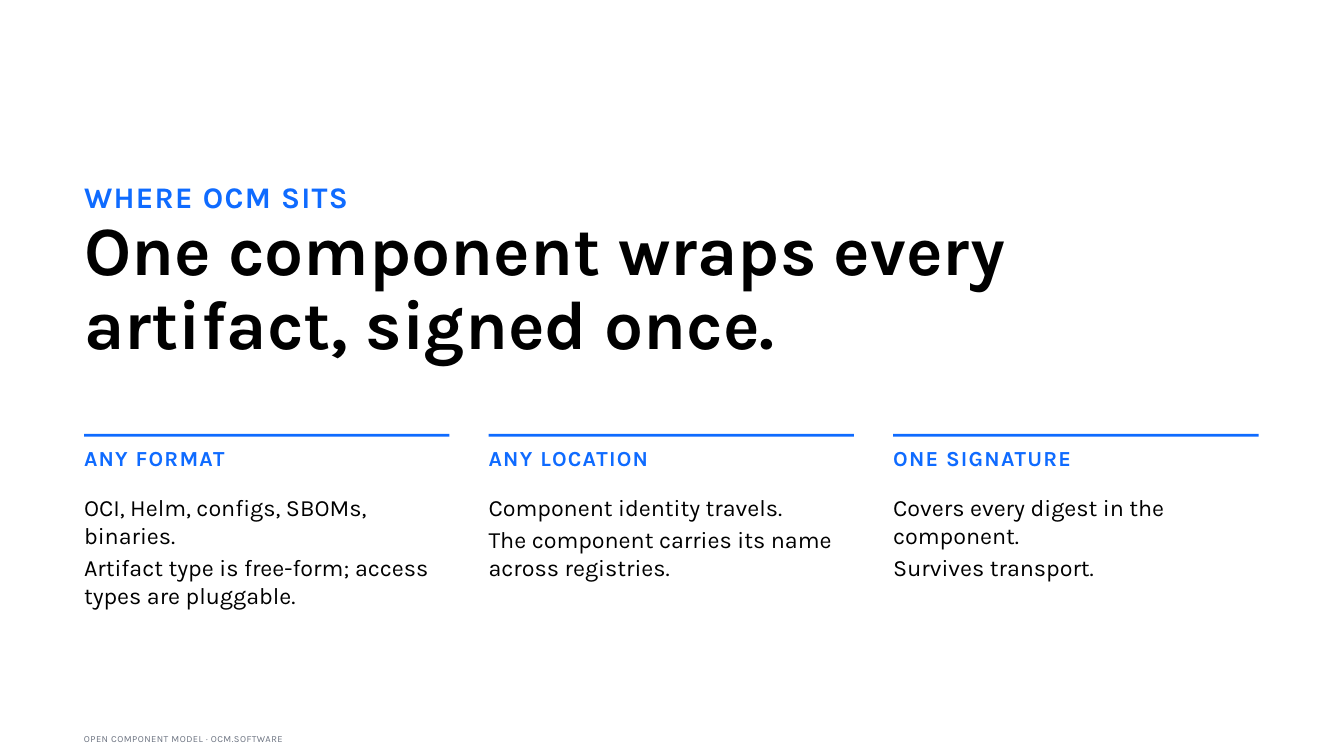
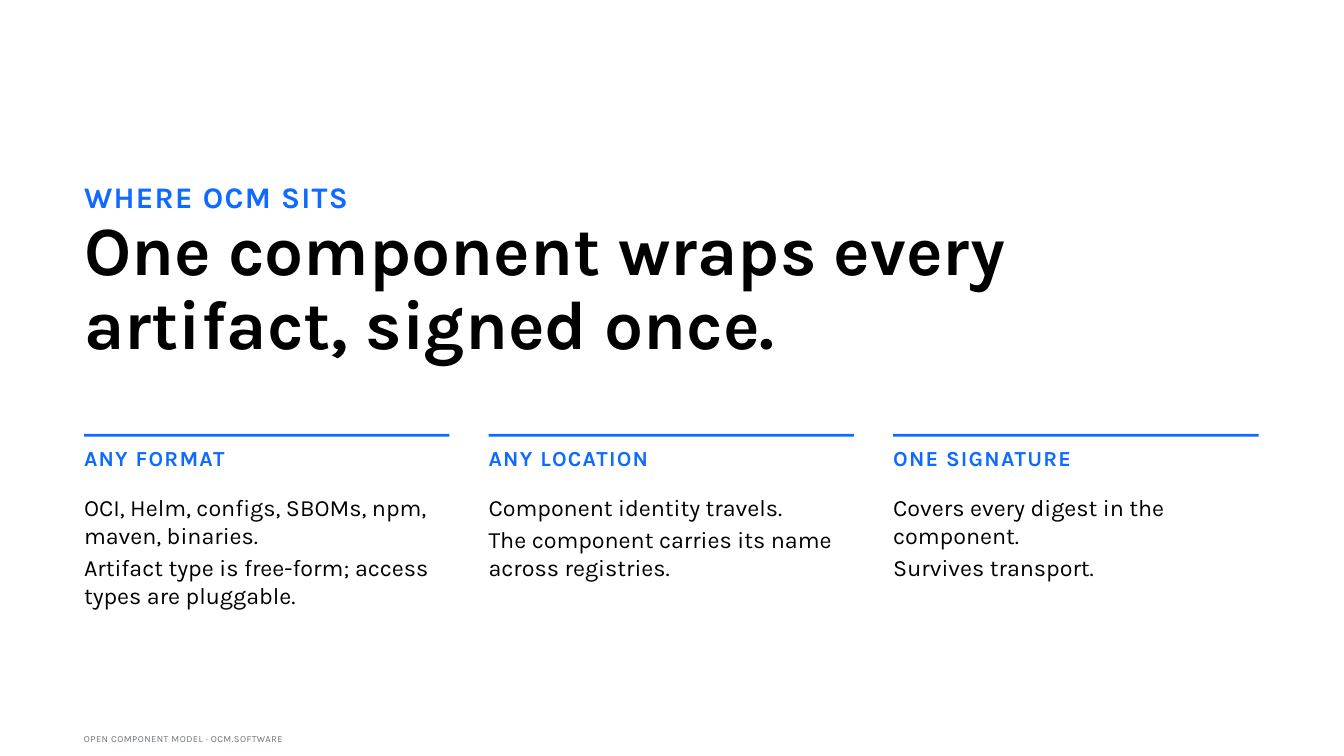
Before and after one commit to morri-son/open-component-model, a slide deck: slide 4 of docs/community/marketing/decks/architect-phase2a/OCM-Story-Architect-External.pptx. Drawn at 1344x756 pixels with LibreOffice and Linux fonts; fonts in the diff are those of the drawing. Boxes give left, top, right and bottom in pixels: in the first picture for what was removed or moved away, otherwise in the second. Text is boxed around its words. In the diff, an @@ line names an element or a change of style, - is before the commit and + after.

Commit message:
update deck

```diff
--- a/docs/community/marketing/decks/architect-phase2a/OCM-Story-Architect-External.pptx
+++ b/docs/community/marketing/decks/architect-phase2a/OCM-Story-Architect-External.pptx
@@ text at (84, 500, 426, 547): text changed @@
-OCI, Helm, configs, SBOMs, binaries.
+OCI, Helm, configs, SBOMs, npm, maven, binaries.
```
Also in this commit, not shown: 4 other files.
